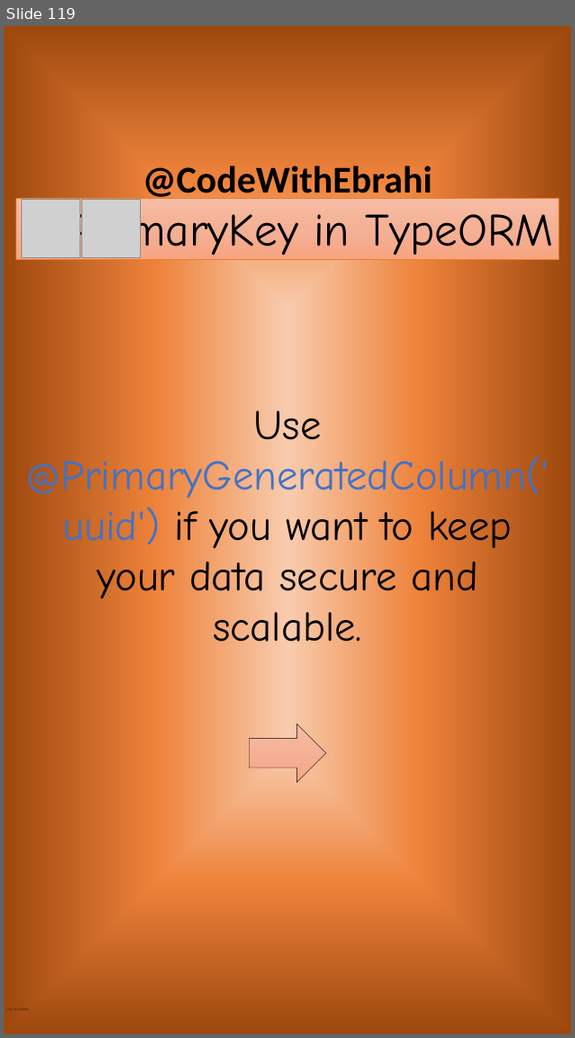
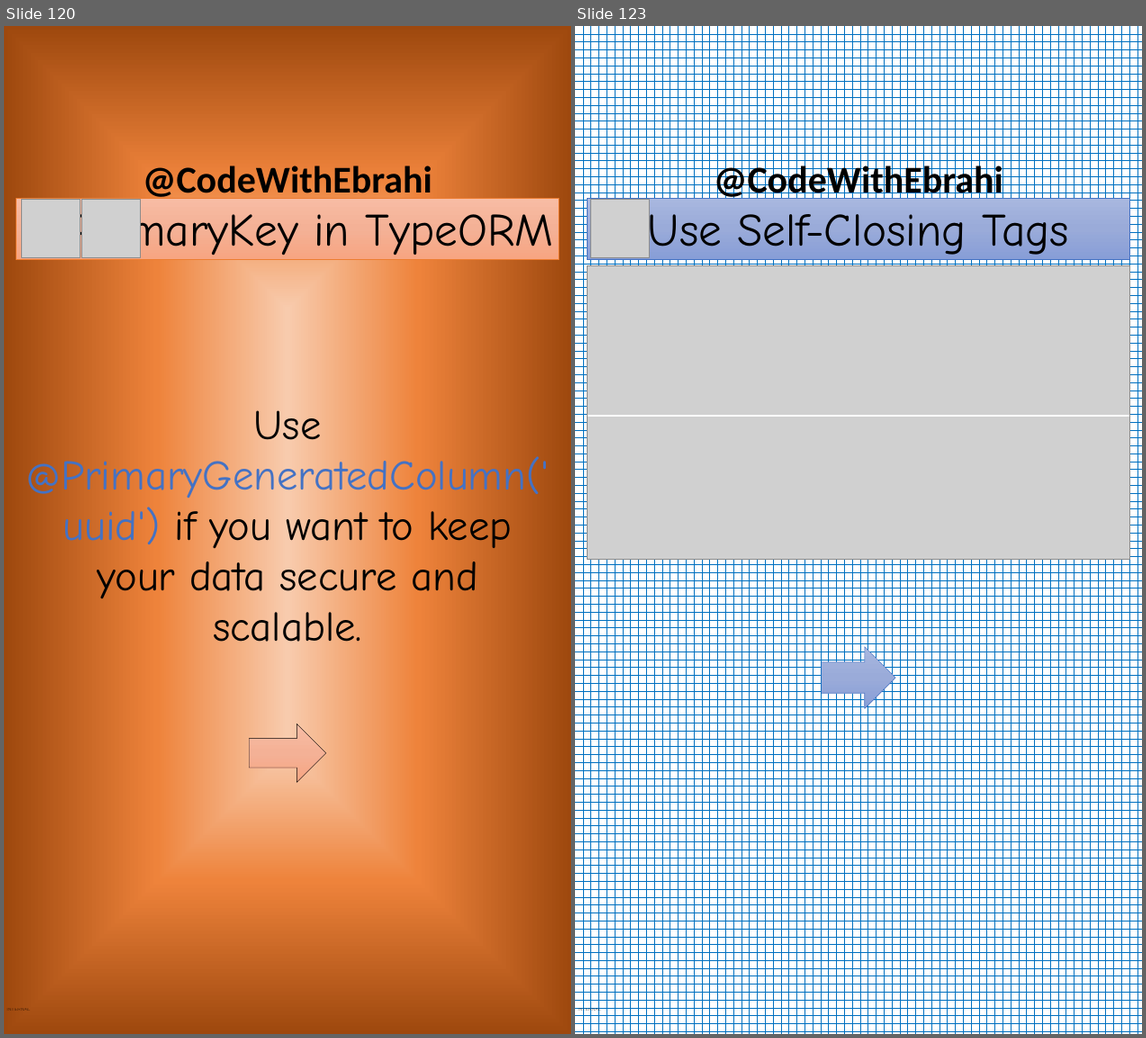
Before and after one commit to ebrahimsalehi1/python_codes, a slide deck: assets/images.pptx. Shown side by side, each under a label of ours: slide 119 before the commit, slides 120 and 123 after it; the slides between them are not shown. The pictures are 575x1038 and 1146x1038 pixels, drawn with LibreOffice and Linux fonts; fonts in the diff are those of the drawing; grey boxes stand for pictures; background and template pictures are left out. Boxes give left, top, right and bottom in pixels: in the first picture for what was removed or moved away, otherwise in the second. Text is boxed around its words. In the diff, an @@ line names an element or a change of style, - is before the commit and + after.

```diff
--- a/assets/images.pptx
+++ b/assets/images.pptx
@@ slide 123 added at [575,26,1142,1034], background pattern #0070C0 on #FFFFFF; not listed: 2 template elements that a slide beside it also shows @@
@@ rectangle added at [587,198,1129,259], fill gradient #A8B7DF to #9AABD9 to #889ED7, outline #4472C4 0.5 pt, 66 pt, text #000000 @@
+Use Self-Closing Tags
@@ picture added at [590,199,649,257] @@
@@ picture added at [587,265,1129,559] @@
@@ line added from (587, 416) to (1129, 416), #FFFFFF 3 pt @@
@@ right arrow added at [822,647,895,709], fill gradient #A8B7DF to #9AABD9 to #889ED7, outline #4472C4 0.5 pt @@
@@ what was slide 119 is now slide 120 @@
```
Also in this commit, not shown: 3 other slides added, 2 other files.
